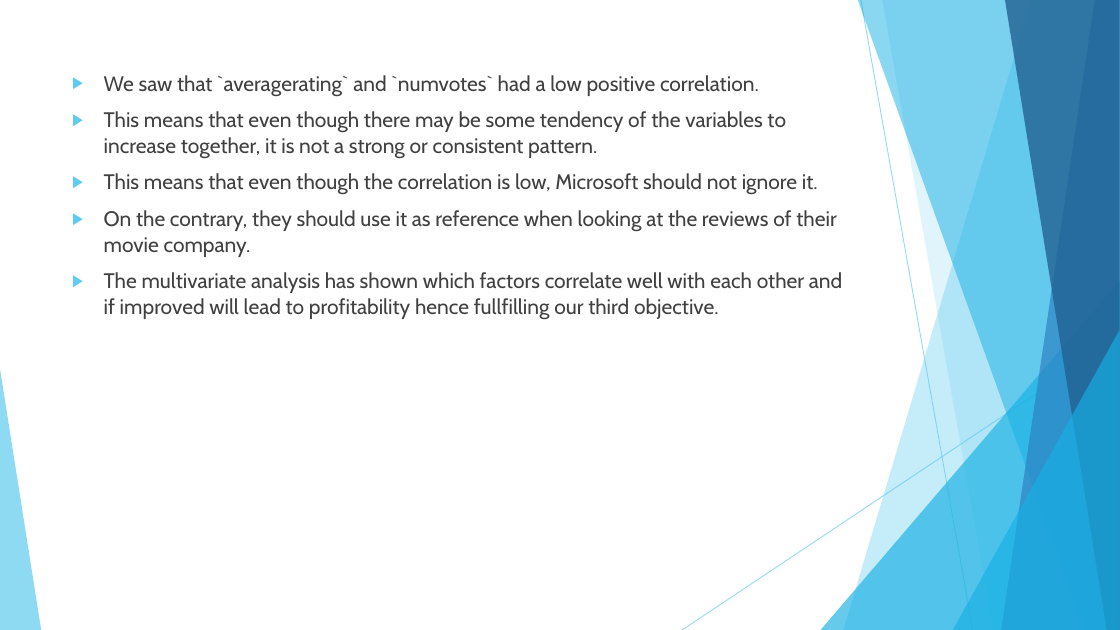
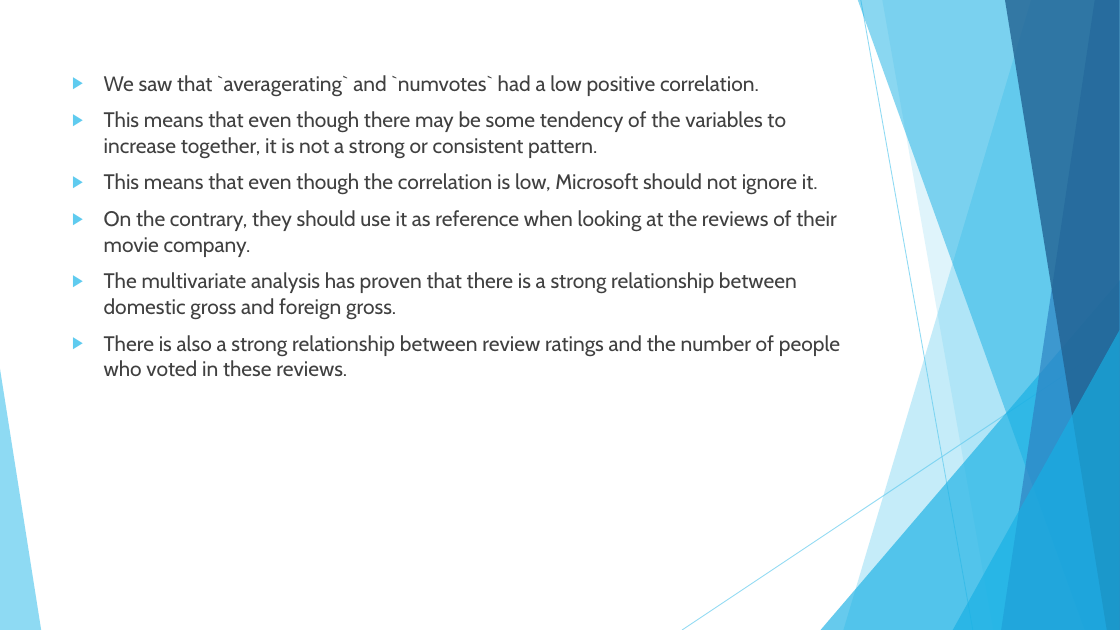
Before and after one commit to Kelvin-Rotich824/dsc-phase-1-project-v2-4, a slide deck: slide 39 of Phase 1 project presentation.pptx. Drawn at 1120x630 pixels with LibreOffice and Linux fonts; fonts in the diff are those of the drawing. Boxes give left, top, right and bottom in pixels: in the first picture for what was removed or moved away, otherwise in the second. Text is boxed around its words. In the diff, an @@ line names an element or a change of style, - is before the commit and + after.

```diff
--- a/Phase 1 project presentation.pptx
+++ b/Phase 1 project presentation.pptx
@@ text at (104, 272, 840, 376): text changed @@
-▶ The multivariate analysis has shown which factors correlate well with each other and if improved will lead to profitability hence fullfilling our third objective.
+▶ The multivariate analysis has proven that there is a strong relationship between domestic gross and foreign gross.
+▶ There is also a strong relationship between review ratings and the number of people who voted in these reviews.
```
Also in this commit, not shown: 4 other slides changed, 1 other file.
